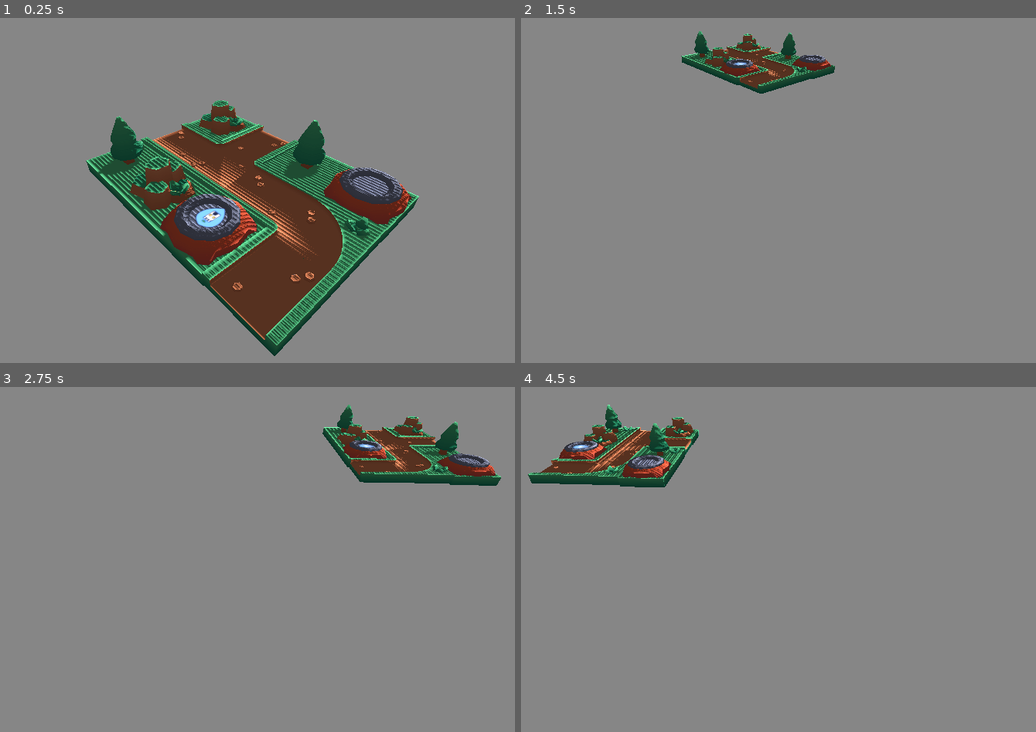
Above: before the commit, frames 1-4 (two rows, left to right).
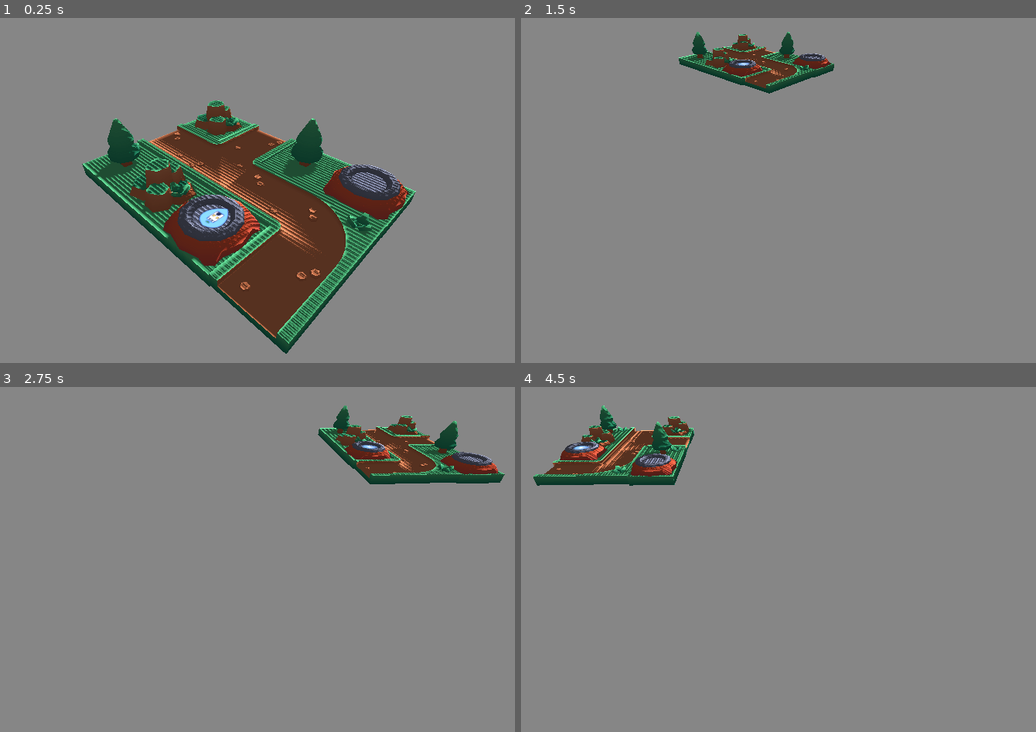
Above: after the commit, the same moments.

Repository: MarkStruik/Tiny-Stronghold
Game: Godot game, scene res://Level/Main.tscn
Two runs of this game, one before a commit and one after it. Both use one fixed random seed, a clock stepped at 60 frames per second and the inputs below.
Inputs (mouse positions are in pixels of both pictures, inside the frame that each line leads up to):
- Up to frame 1 (0.25 s): no input
- Up to frame 2 (1.5 s): tap Enter at 0.5 s; move the mouse to (886, 173) at 0.52 s; hold S (cam_back) 0.53-1.25 s; click (886, 173) at 0.67 s; drag from (624, 207) to (716, 259) at 1.27 s
- Up to frame 3 (2.75 s): tap Space at 2 s; move the mouse to (288, 483) at 2.02 s; hold E (cam_cw) from 2.03 s (still down); click (288, 483) at 2.17 s
- Up to frame 4 (4.5 s): release E (cam_cw) at 2.75 s; drag from (716, 628) to (562, 507) at 2.77 s; tap Enter at 3.5 s; move the mouse to (933, 611) at 3.52 s; hold D (cam_left) 3.53-4.25 s; click (933, 611) at 3.67 s; drag from (562, 507) to (654, 473) at 4.27 s

The runs differ from the first frame. In frame 1, 10% of the frame differs, in the area x 15-82%, y 23-98%; in frame 2, 1.2%; in frame 3, 2.1%; in frame 4, 2.5%.

Commit message:
updated camera rig to enable finger guestures

Diff:
--- a/scripts/camera_rig.gd
+++ b/scripts/camera_rig.gd
@@ -1,9 +1,16 @@
 extends Node3D
+##
+## CameraRig with mobile gestures (Godot 4.x)
+## Node structure:
+##   CameraRig (this script)
+##     └── Pivot (Node3D)
+##          └── Camera3D
+##
 
 @export var pivot_path: NodePath = ^"Pivot"
 @export var camera_path: NodePath = ^"Pivot/Camera3D"
 
-# ---- Framing ----
+# --- Framing ---
 @export var start_yaw_deg: float = 45.0
 @export var start_pitch_deg: float = 35.0
 @export var start_distance: float = 18.0
@@ -12,42 +19,47 @@
 @export var min_distance: float = 6.0
 @export var max_distance: float = 60.0
 
-# ---- Bounds on ground (x/z) ----
+# --- Bounds on ground (x/z) ---
 @export var bounds := Rect2(Vector2(-20, -20), Vector2(40, 40))
 
-# ---- Feel / speeds ----
-@export var orbit_sensitivity := 0.25      # deg/px
-@export var base_pan_per_px := 0.0015      # world units/px (before scaling)
-@export var pan_zoom_scale := 0.06         # zoom influence on pan speed
-@export var key_pan_speed := 8.0           # WASD units/sec
+# --- Desktop feel ---
+@export var orbit_sensitivity := 0.25    # deg per px (mouse)
+@export var base_pan_per_px := 0.0015
+@export var pan_zoom_scale := 0.06
+@export var key_pan_speed := 8.0
 @export var rotate_keys_speed := 60.0
 @export var zoom_step := 1.1
-@export var pinch_zoom_speed := 0.08
 @export var damp := 12.0
-
-# Modifiers
-@export var slow_mult := 0.4               # Shift
-@export var fast_mult := 2.0               # Alt
-
-# ---- Auto spin (demo) ----
-@export var auto_spin_on_start := true
-@export var auto_spin_speed_deg := 10.0    # deg/sec
-@export var input_grace_sec := 0.5         # ignore early startup noise
-var _auto_spin_enabled: bool = true
-var _start_time_s: float = 0.0
-
-# ---- Internals ----
+@export var slow_mult := 0.4   # Shift
+@export var fast_mult := 2.0   # Alt
+
+# --- Mobile feel ---
+@export var touch_orbit_sens := 0.16     # deg per px (1 finger)
+@export var touch_pan_per_px := 0.0012   # world per px (2 fingers)
+@export var pinch_zoom_speed := 0.08     # gesture factor
+
+# --- Optional demo auto-spin (stops on first user input) ---
+@export var auto_spin_on_start := false
+@export var auto_spin_speed_deg := 8.0
+@export var input_grace_sec := 0.5
+
 var _pivot: Node3D
 var _cam: Camera3D
-var _yaw: float = 0.0
-var _pitch: float = 0.0
-var _distance: float = 10.0
+var _yaw := 0.0
+var _pitch := 0.0
+var _distance := 10.0
 var _vel_pan := Vector3.ZERO
+var _auto_spin_enabled := true
+var _start_time_s := 0.0
+
+# touch state
+var _touches := {}            # index -> Vector2 position
+var _last_two_mid := Vector2.ZERO
+var _last_two_dist := 0.0
 
 func _ready() -> void:
 	_pivot = get_node(pivot_path)
 	_cam = get_node(camera_path)
-	# Initial framing
 	_yaw = start_yaw_deg
 	_pitch = clampf(start_pitch_deg, min_pitch_deg, max_pitch_deg)
 	_distance = clampf(start_distance, min_distance, max_distance)
@@ -56,7 +68,7 @@
 	_apply_transforms(true)
 
 func _process(delta: float) -> void:
-	# Auto spin at start; stop forever on first user input
+	# Auto spin (optional)
 	if auto_spin_on_start and _auto_spin_enabled:
 		_yaw += auto_spin_speed_deg * delta
 
@@ -91,25 +103,22 @@
 	_apply_transforms(false)
 
 func _unhandled_input(event: InputEvent) -> void:
-	# Stop auto-spin permanently after real input (with startup grace)
+	# Stop auto-spin on first real input (after a small grace)
 	if _auto_spin_enabled and auto_spin_on_start:
 		var now_s := Time.get_ticks_msec() * 0.001
 		if (now_s - _start_time_s) >= input_grace_sec:
-			if (event is InputEventMouseButton and event.pressed) \
-			or (event is InputEventMouseMotion and (Input.is_mouse_button_pressed(MOUSE_BUTTON_LEFT) or Input.is_mouse_button_pressed(MOUSE_BUTTON_RIGHT) or Input.is_mouse_button_pressed(MOUSE_BUTTON_MIDDLE))) \
-			or (event is InputEventMagnifyGesture) \
-			or (event is InputEventPanGesture) \
-			or (event is InputEventKey and event.pressed):
+			if event.is_pressed() or event is InputEventMouseMotion \
+			or event is InputEventPanGesture or event is InputEventMagnifyGesture \
+			or event is InputEventScreenTouch or event is InputEventScreenDrag:
 				_auto_spin_enabled = false
 
-	# Zoom (wheel)
+	# -------- Desktop mouse ----------
 	if event is InputEventMouseButton and event.pressed:
 		if event.button_index == MOUSE_BUTTON_WHEEL_UP:
 			_distance = clampf(_distance / zoom_step, min_distance, max_distance)
 		elif event.button_index == MOUSE_BUTTON_WHEEL_DOWN:
 			_distance = clampf(_distance * zoom_step, min_distance, max_distance)
 
-	# Mouse orbit / pan
 	if event is InputEventMouseMotion:
 		var d: Vector2 = event.relative
 		if Input.is_action_pressed("cam_orbit"):
@@ -118,16 +127,54 @@
 		elif Input.is_action_pressed("cam_pan"):
 			_queue_pan_pixels(d)
 
-	# Pinch zoom (trackpad / iOS)
+	# -------- Trackpad / mobile gestures (native) ----------
 	if event is InputEventMagnifyGesture:
 		var f: float = 1.0 - (event.factor - 1.0) * pinch_zoom_speed
 		_distance = clampf(_distance * f, min_distance, max_distance)
-
-	# Two-finger pan (trackpad / iOS)
 	if event is InputEventPanGesture:
 		var d2: Vector2 = event.delta * 0.6
 		_queue_pan_pixels(d2)
 
+	# -------- Raw touch fallback (Android & some browsers) ----------
+	if event is InputEventScreenTouch:
+		if event.pressed:
+			_touches[event.index] = event.position
+		else:
+			_touches.erase(event.index)
+			_reset_two_finger_refs()
+	if event is InputEventScreenDrag:
+		_touches[event.index] = event.position
+		var count := _touches.size()
+
+		if count == 1:
+			# One-finger orbit
+			var d: Vector2 = event.relative
+			_yaw -= d.x * touch_orbit_sens
+			_pitch = clampf(_pitch + d.y * touch_orbit_sens, min_pitch_deg, max_pitch_deg)
+
+		elif count >= 2:
+			# Two-finger pan + pinch zoom (approx)
+			var a : Vector2 = _touches.values()[0]
+			var b : Vector2 = _touches.values()[1]
+			var mid := (a + b) * 0.5
+			var dist := a.distance_to(b)
+
+			if _last_two_mid != Vector2.ZERO:
+				var move_px := mid - _last_two_mid
+				_touch_pan_pixels(move_px)
+			if _last_two_dist > 0.0:
+				var delta_dist := dist - _last_two_dist
+				var f: float = 1.0 - (delta_dist / 300.0) * pinch_zoom_speed  # 300px ≈ comfortable pinch unit
+				_distance = clampf(_distance * f, min_distance, max_distance)
+
+			_last_two_mid = mid
+			_last_two_dist = dist
+
+# ---- helpers ----
+func _reset_two_finger_refs() -> void:
+	_last_two_mid = Vector2.ZERO
+	_last_two_dist = 0.0
+
 func _queue_pan_pixels(pixel_delta: Vector2) -> void:
 	var right: Vector3 = _pivot.basis.x.normalized()
 	var fwd: Vector3   = -_pivot.basis.z.normalized()
@@ -142,6 +189,13 @@
 	var world_per_px := base_pan_per_px * zoom_factor * mult
 	var move: Vector3 = (-right * pixel_delta.x + -fwd * pixel_delta.y) * world_per_px
 	_vel_pan += move * _distance
+
+func _touch_pan_pixels(pixel_delta: Vector2) -> void:
+	# separate sensitivity for touch
+	var right: Vector3 = _pivot.basis.x.normalized()
+	var fwd: Vector3   = -_pivot.basis.z.normalized()
+	var move: Vector3 = (-right * pixel_delta.x + -fwd * pixel_delta.y) * touch_pan_per_px * _distance
+	_vel_pan += move
 
 func _apply_transforms(_force: bool) -> void:
 	_pivot.rotation_degrees = Vector3(_pitch, _yaw, 0.0)
